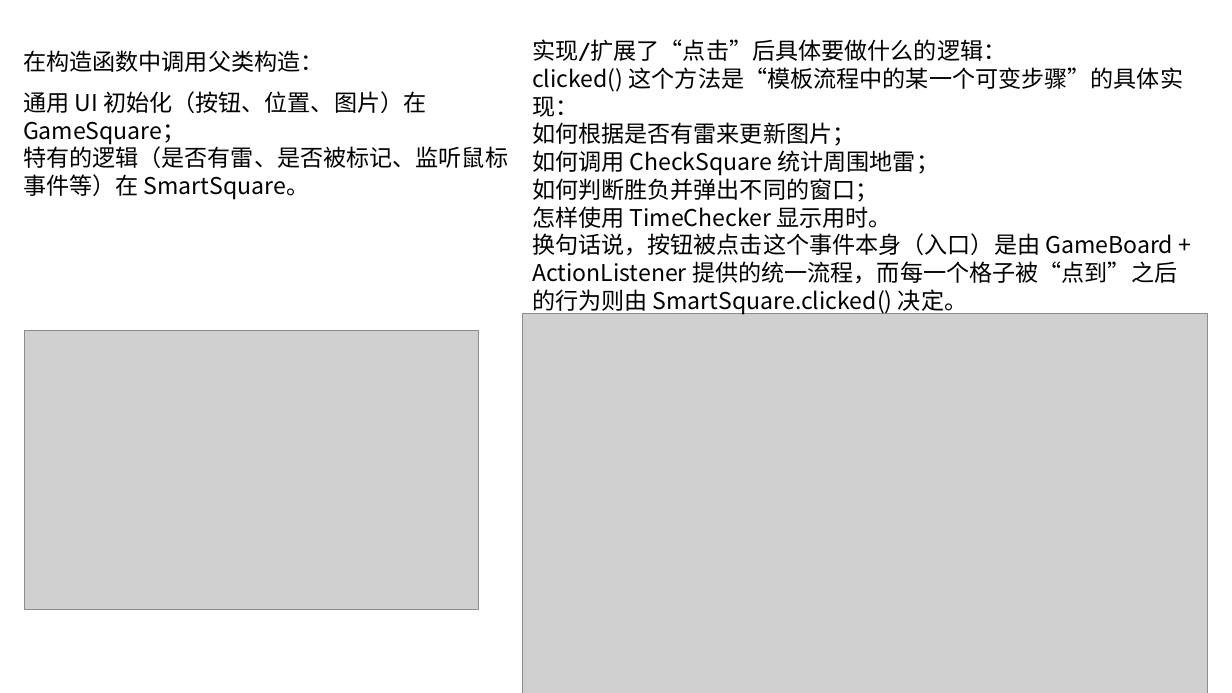
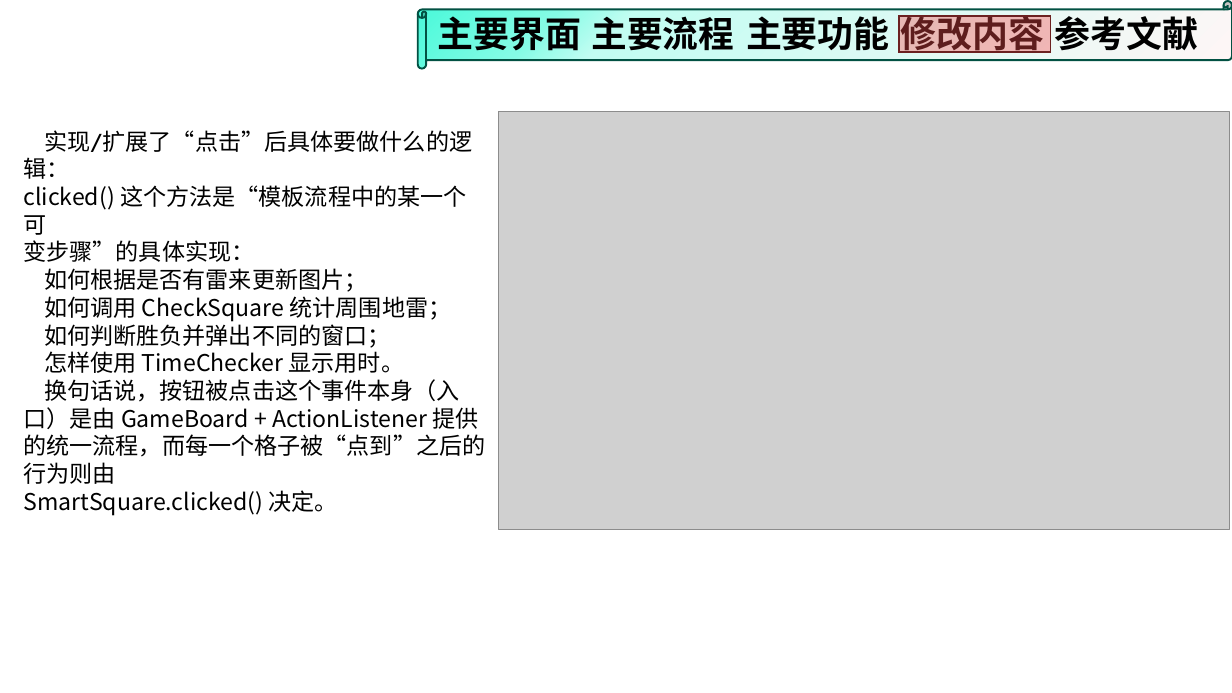
Before and after one commit to wzc506/mineswapper, a slide deck: slide 39 of uml.pptx (slide 8 before the commit). Drawn at 1232x693 pixels with LibreOffice and Linux fonts; fonts in the diff are those of the drawing; grey boxes stand for pictures; background and template pictures are left out. Boxes give left, top, right and bottom in pixels: in the first picture for what was removed or moved away, otherwise in the second. Text is boxed around its words. In the diff, an @@ line names an element or a change of style, - is before the commit and + after.

```diff
--- a/uml.pptx
+++ b/uml.pptx
@@ horizontal scroll added at bbox=[418, 1, 1232, 68], fill gradient #FFF6F6 to #C2FDF2 to #84FBE5 to #47F9D9, outline #035243 1.5 pt @@
@@ text added at bbox=[438, 11, 582, 57], 28 pt, text #000000, bold @@
+主要界面
@@ text added at bbox=[592, 16, 734, 51], 27.8 pt, text #000000, bold @@
+主要流程
@@ text added at bbox=[746, 16, 890, 51], 28 pt, text #000000, bold @@
+主要功能
@@ rectangle added at bbox=[899, 16, 1051, 52], fill #F84D4D at 38% opacity, outline #6D2222 1.5 pt @@
@@ text added at bbox=[900, 11, 1044, 57], 28 pt, text #000000, bold @@
+修改内容
@@ text added at bbox=[1055, 16, 1199, 51], 28 pt, text #000000, bold @@
+参考文献
@@ text removed at bbox=[23, 50, 323, 72] @@
-在构造函数中调用父类构造：
@@ text removed at bbox=[23, 91, 508, 200] @@
-通用 UI 初始化（按钮、位置、图片）在 GameSquare；
-特有的逻辑（是否有雷、是否被标记、监听鼠标事件等）在 SmartSquare。
@@ picture: place and size @@
-picture at bbox=[523, 314, 1208, 693]
+picture at bbox=[499, 111, 1229, 530]
@@ text "实现/扩展了“点击”后具体要做什么的逻辑：": place and size @@
-text "实现/扩展了“点击”后具体要做什么的逻辑：" at bbox=[532, 39, 1183, 284]
+text "实现/扩展了“点击”后具体要做什么的逻辑：" at bbox=[23, 130, 485, 516]
@@ text at bbox=[23, 185, 466, 262]: text changed @@
-clicked() 这个方法是“模板流程中的某一个可变步骤”的具体实现：
+clicked() 这个方法是“模板流程中的某一个可
+变步骤”的具体实现：
@@ picture removed at bbox=[24, 330, 479, 609] @@
@@ text at bbox=[23, 379, 485, 516]: text changed @@
-换句话说，按钮被点击这个事件本身（入口）是由 GameBoard + ActionListener 提供的统一流程，而每一个格子被“点到”之后的行为则由 SmartSquare.clicked() 决定。
+换句话说，按钮被点击这个事件本身（入口）是由 GameBoard + ActionListener 提供的统一流程，而每一个格子被“点到”之后的行为则由
+SmartSquare.clicked() 决定。
```
Also in this commit, not shown: 28 other slides changed, 18 slides added, 5 slides removed, 26 other files.
